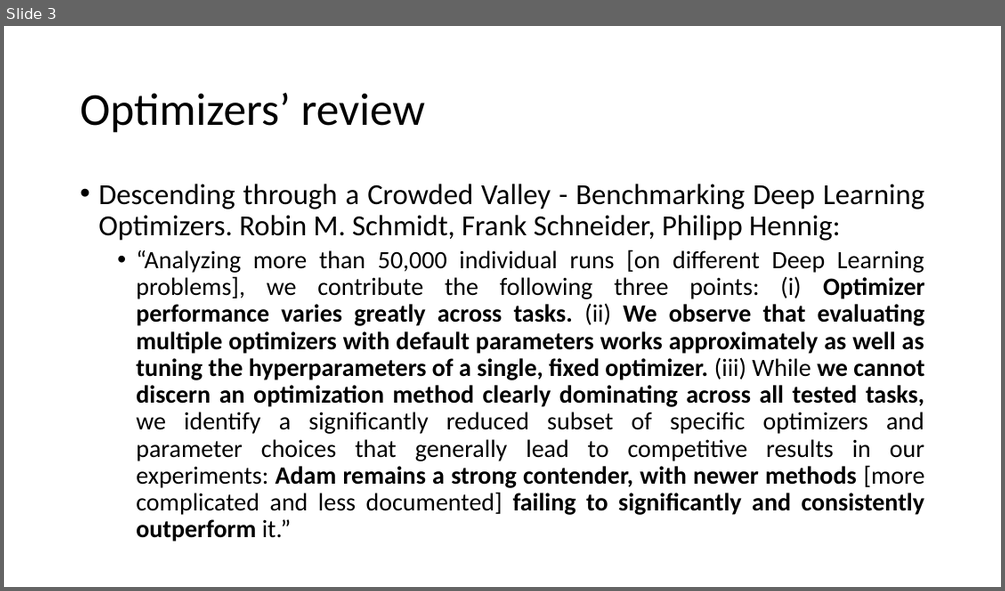
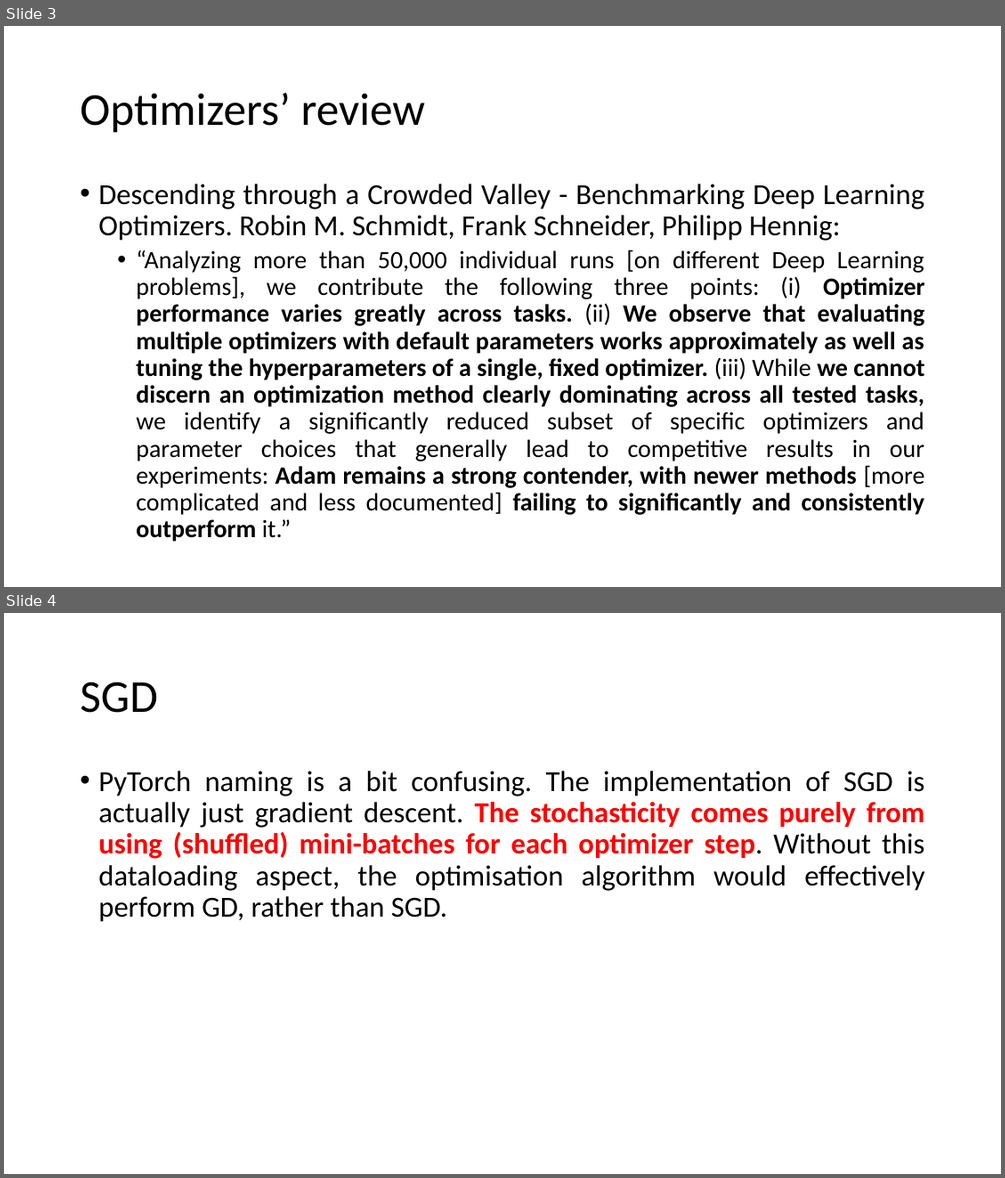
Before and after one commit to MICS-Lab/DeepLearningCourse, a slide deck: Slides_3.pptx. Shown one above the other, each under a label of ours: slide 3 before the commit, slides 3 and 4 after it. The pictures are 1005x591 and 1005x1178 pixels, drawn with LibreOffice and Linux fonts; fonts in the diff are those of the drawing. Boxes give left, top, right and bottom in pixels: in the first picture for what was removed or moved away, otherwise in the second. Text is boxed around its words. In the diff, an @@ line names an element or a change of style, - is before the commit and + after.

```diff
--- a/Slides_3.pptx
+++ b/Slides_3.pptx
@@ slide 4 added at (4, 613, 1001, 1174), background #FFFFFF @@
@@ title added at (80, 682, 157, 713), 44 pt, text #000000 @@
+SGD
@@ text added at (98, 771, 925, 922), 28 pt, text #000000 @@
+• PyTorch naming is a bit confusing. The implementation of SGD is actually just gradient descent. The stochasticity comes purely from using (shuffled) mini-batches for each optimizer step. Without this dataloading aspect, the optimisation algorithm would effectively perform GD, rather than SGD.
```
Also in this commit, not shown: 10 other slides added.
